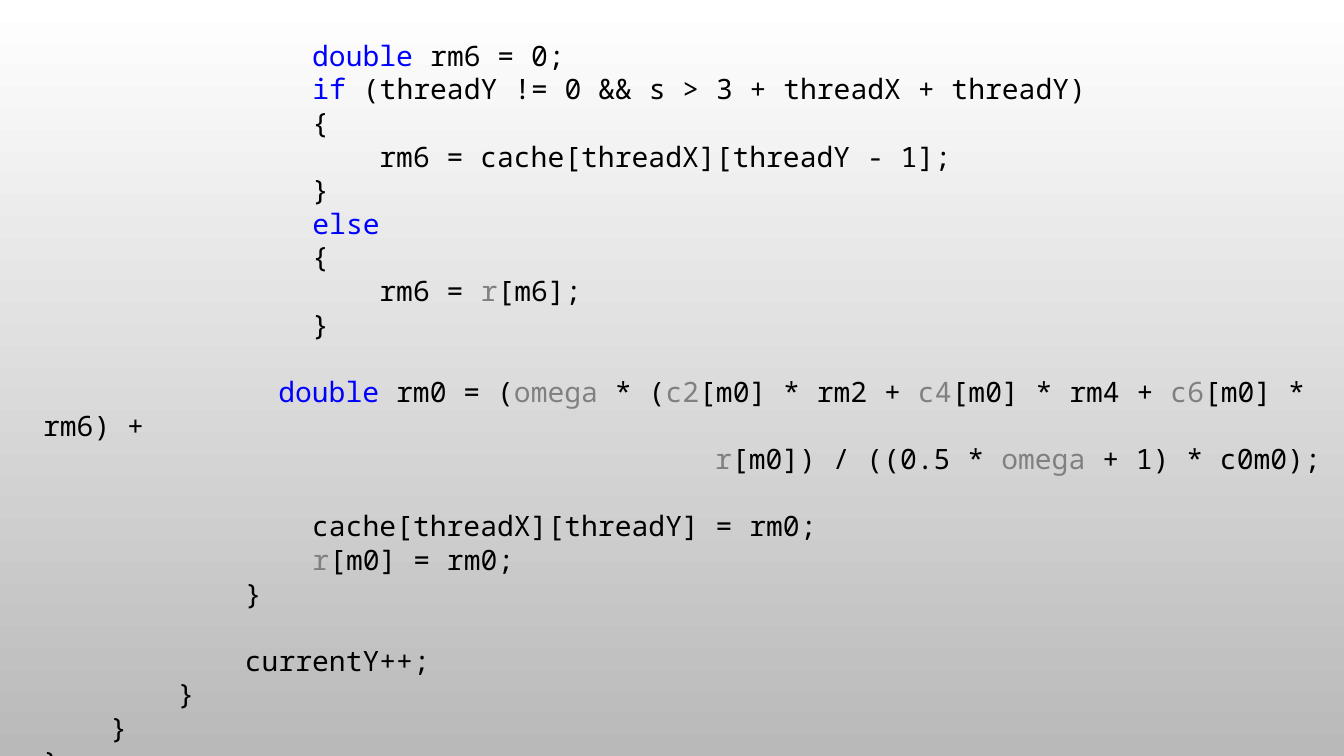
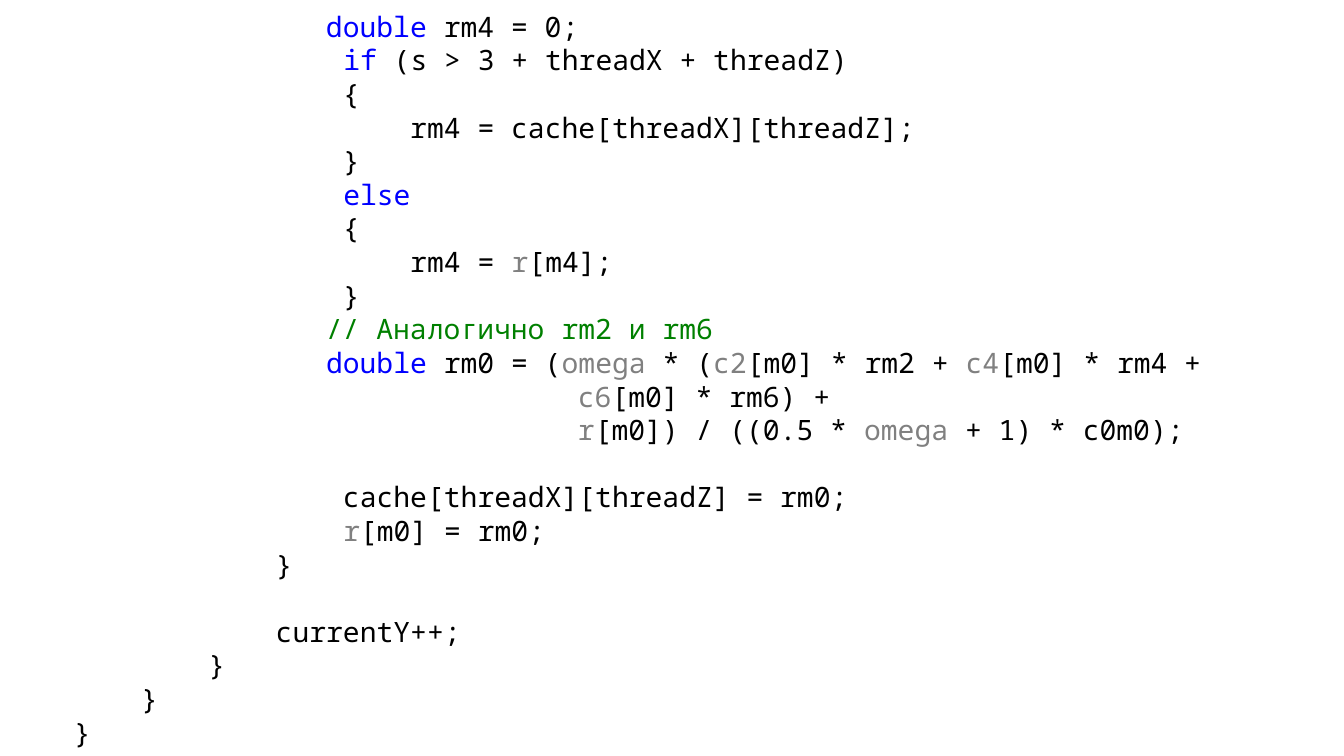
Before and after one commit to LitvinovVN/CudaLearning, a slide deck: slide 9 of _09_PtmConvTest/ptm conveyor.pptx. Drawn at 1344x756 pixels with LibreOffice and Linux fonts; fonts in the diff are those of the drawing; background and template pictures are left out. Boxes give left, top, right and bottom in pixels: in the first picture for what was removed or moved away, otherwise in the second. Text is boxed around its words. In the diff, an @@ line names an element or a change of style, - is before the commit and + after.

```diff
--- a/_09_PtmConvTest/ptm conveyor.pptx
+++ b/_09_PtmConvTest/ptm conveyor.pptx
@@ background picture (left out) to #FFFFFF @@
@@ text "double rm4 = 0;": place and size @@
-text "double rm4 = 0;" at [43, 44, 1321, 675]
+text "double rm4 = 0;" at [276, 15, 1184, 646]
@@ text at [326, 15, 848, 75]: text changed @@
-double rm6 = 0;
-if (threadY != 0 && s > 3 + threadX + threadY)
+double rm4 = 0;
+if (s > 3 + threadX + threadZ)
@@ text at [410, 116, 915, 143]: text changed @@
-rm6 = cache[threadX][threadY - 1];
+rm4 = cache[threadX][threadZ];
@@ text at [410, 251, 613, 277]: text changed @@
-rm6 = r[m6];
+rm4 = r[m4];
@@ text at [326, 318, 1167, 412]: text changed @@
-double rm0 = (omega * (c2[m0] * rm2 + c4[m0] * rm4 + c6[m0] * rm6) +
+// Аналогично rm2 и rm6
+double rm0 = (omega * (c2[m0] * rm2 + c4[m0] * rm4 +
+c6[m0] * rm6) +
@@ text at [343, 485, 847, 512]: text changed @@
-cache[threadX][threadY] = rm0;
+cache[threadX][threadZ] = rm0;
```
Also in this commit, not shown: 7 other slides changed, 3 slides added, 1 slide removed, 1 other file.
